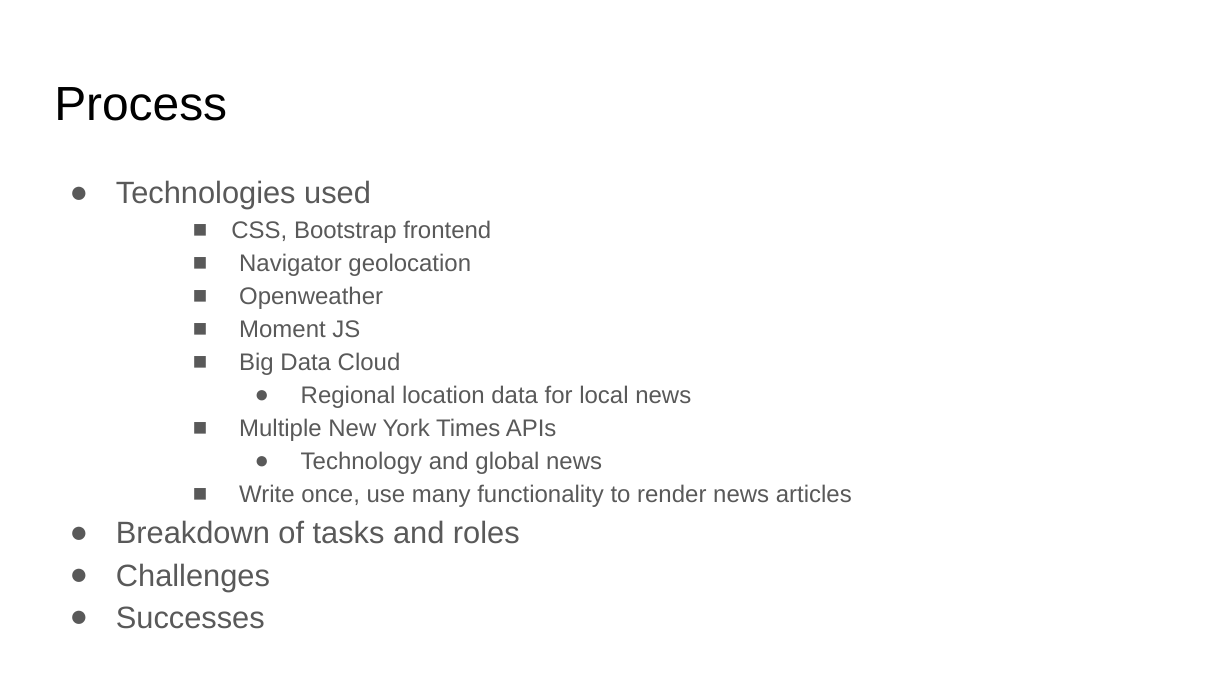
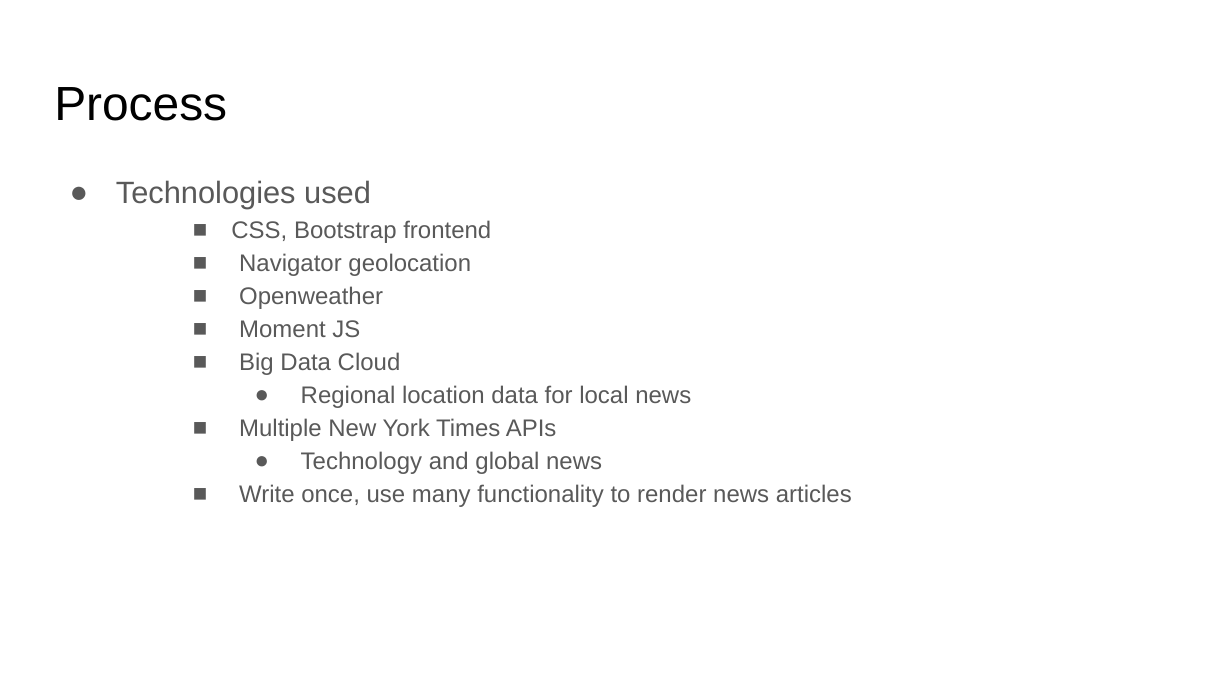
Before and after one commit to Chequelito/theDailyDive, a slide deck: slide 4 of DailyDive.pptx. Drawn at 1232x693 pixels with LibreOffice and Linux fonts; fonts in the diff are those of the drawing. Boxes give left, top, right and bottom in pixels: in the first picture for what was removed or moved away, otherwise in the second. Text is boxed around its words. In the diff, an @@ line names an element or a change of style, - is before the commit and + after.

```diff
--- a/DailyDive.pptx
+++ b/DailyDive.pptx
@@ text at [116,520,520,629]: paragraphs removed @@
-● Breakdown of tasks and roles
-● Challenges
-● Successes
```
Also in this commit, not shown: 1 other slide changed.
